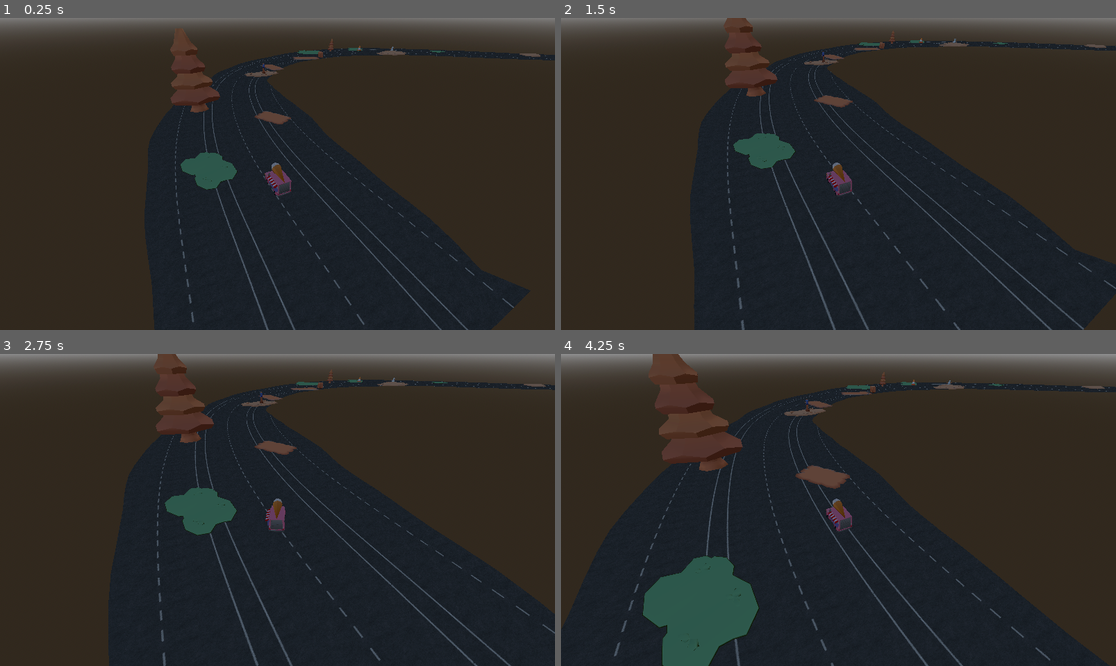
Above: before the commit, frames 1-4 (two rows, left to right).
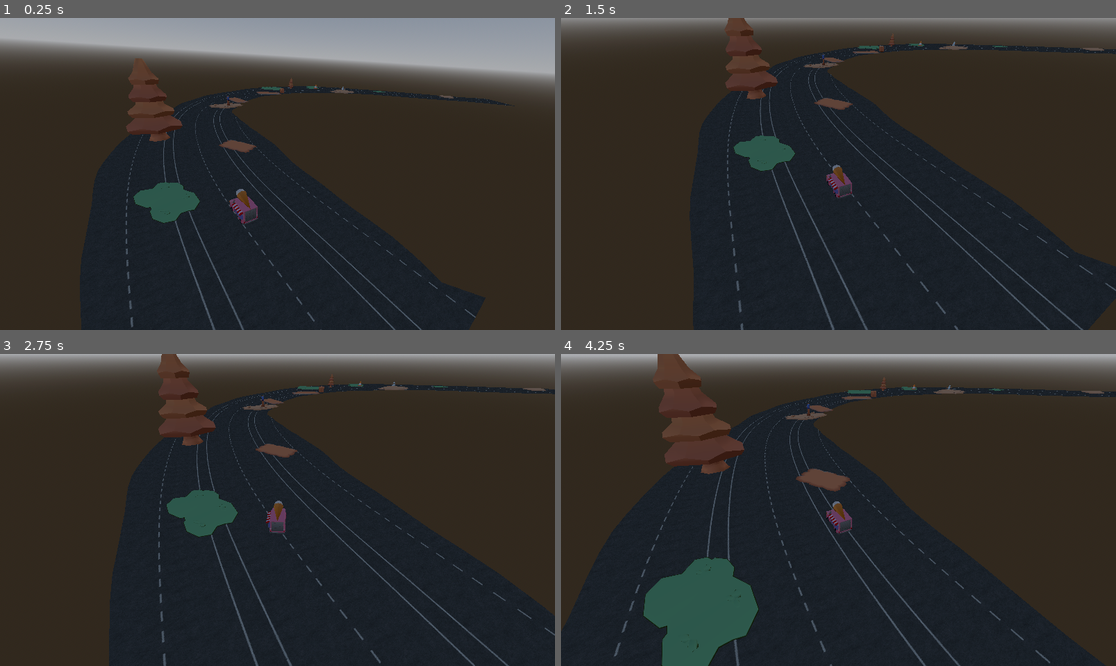
Above: after the commit, the same moments.

Repository: RuntimeRebelsStudio/YouAreYourOwnEnemy
Game: Godot game, scene res://scenes/main/main.tscn
Two runs of this game, one before a commit and one after it. Both use one fixed random seed, a clock stepped at 60 frames per second and the inputs below.
Inputs:
- Up to frame 1 (0.25 s): no input
- Up to frame 2 (1.5 s): hold D (right) 0.53-1.28 s; hold S (backward) from 1.28 s (still down)
- Up to frame 3 (2.75 s): release S (backward) at 2.03 s; hold D (right) from 2.03 s (still down)
- Up to frame 4 (4.25 s): release D (right) at 2.78 s; hold W (forward) 2.78-3.53 s; hold A (left) from 3.53 s (still down)

The runs differ from the first frame. In frame 1, 30% of the frame differs, in the area x 0-100%, y 0-100%; in frame 2, 4.5%; in frame 3, 6.7%; in frame 4, 8.5%.

Commit message:
fix: reworked camera to stop blur in distance

Diff:
--- a/scenes/main/camera_3d.gd
+++ b/scenes/main/camera_3d.gd
@@ -1,31 +1,31 @@
 extends Camera3D
 
-@export var car: Node3D
+@export var car: VehicleBody3D
 @export var offset: Vector3 = Vector3(-5, 10, 10)
-@export var follow_speed: float = 15.0
-@export var track_smooth_speed: float = 12.0 # Wie weich der Streckenverlauf nachgezogen wird
+@export var follow_speed: float = 12.0
+@export var rotation_speed: float = 10.0
+@export var track_smooth_speed: float = 10.0
 
 var smoothed_s: float = -1.0
 
-func _process(delta: float) -> void:
+func _physics_process(delta: float) -> void:
 	if not car:
 		return
 
-	# 1. Rohen Strecken-Index vom Auto holen
+	# 1. Get smooth continuous track progress
 	var raw_player_s := TrackMath.get_closest_s(car.global_position)
 
-	# Beim Start einmalig initialisieren, damit die Kamera nicht von 0 herankriecht
 	if smoothed_s < 0.0:
 		smoothed_s = raw_player_s
 
-	# 2. Den Streckenwert selbst glätten (verhindert das nervige Springen/Zucken)
-	smoothed_s = lerp(smoothed_s, raw_player_s, track_smooth_speed * delta)
+	# 2. Frame-rate independent exponential smoothing on track progress
+	smoothed_s = lerp(smoothed_s, raw_player_s, 1.0 - exp(-track_smooth_speed * delta))
 
-	# 3. Mit dem geglätteten Wert arbeiten
+	# 3. Compute continuous track orientation & basis
 	var float_idx := smoothed_s / TrackMath.step_size
 	var i1 := int(floor(float_idx))
 	var i2 := i1 + 1
-	var frac := float_idx - i1
+	var frac := float_idx - float(i1)
 
 	TrackMath.ensure_calculated_up_to(i2 + 2)
 	if i2 >= TrackMath.points.size():
@@ -39,10 +39,11 @@
 	var up = Vector3.UP
 	var track_basis = Basis(right, up, -forward).orthonormalized()
 
+	# 4. Smooth camera position tracking
 	var target_pos = car.global_position + track_basis * offset
+	global_position = global_position.lerp(target_pos, 1.0 - exp(-follow_speed * delta))
 
-	# 4. Kamera-Position weich nachziehen
-	global_position = global_position.lerp(target_pos, follow_speed * delta)
-
-	# 5. Blick permanent auf das Auto richten
-	look_at(car.global_position + Vector3(0, 1, 0), Vector3.UP)
+	# 5. Smooth camera orientation look-at (Eliminates distant blur/twitching)
+	var target_look_at = car.global_position + Vector3(0, 1.2, 0)
+	var target_transform = transform.looking_at(target_look_at, Vector3.UP)
+	global_transform.basis = global_transform.basis.slerp(target_transform.basis, 1.0 - exp(-rotation_speed * delta))
--- a/scripts/TrackMath.gd
+++ b/scripts/TrackMath.gd
@@ -139,6 +139,19 @@
 			best_idx = i
 
 	last_known_s_idx = best_idx
+
+	if best_idx < points.size() - 1:
+		var p1 :=  points[best_idx]
+		var p2 := points[best_idx + 1]
+		var segment := p2 - p1
+		var seg_len_sq := segment.length_squared()
+
+		if seg_len_sq > 0.0001:
+			var t:= (pos- p1).dot(segment) / seg_len_sq
+			t = clampf(t, 0.0, 1.0)
+			return (float(best_idx) + t) * step_size
+
+
 	return best_idx * step_size
 
 # Gibt Spawndaten deterministisch und quer über die ganze Fahrbahn verteilt zurück
